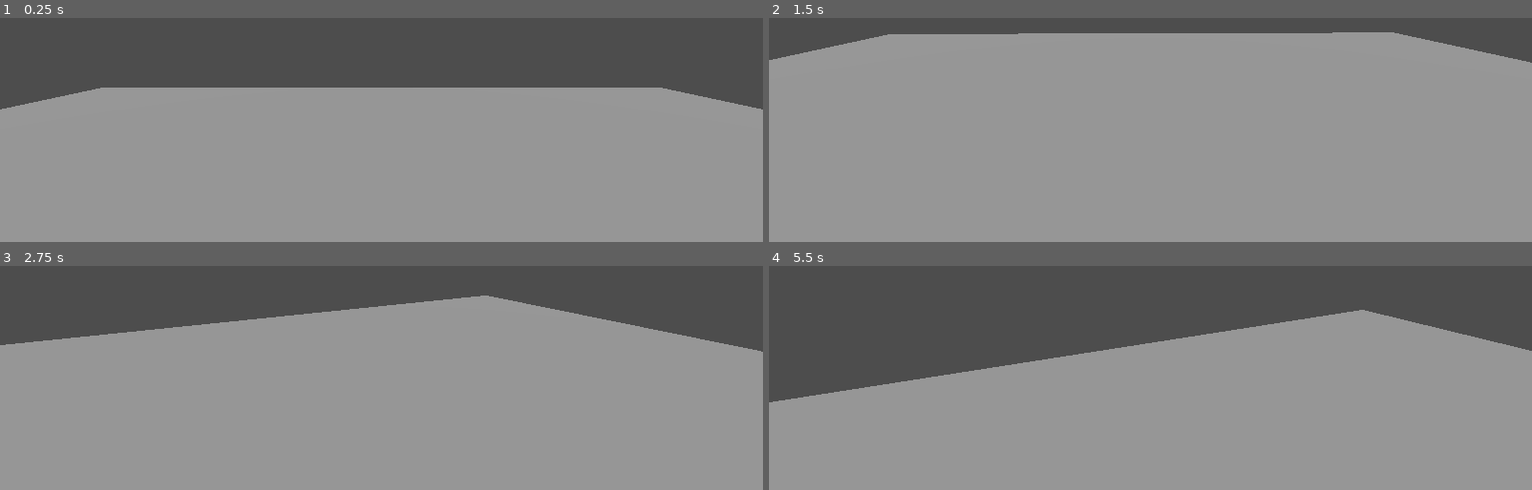
Above: before the commit, frames 1-4 (two rows, left to right).
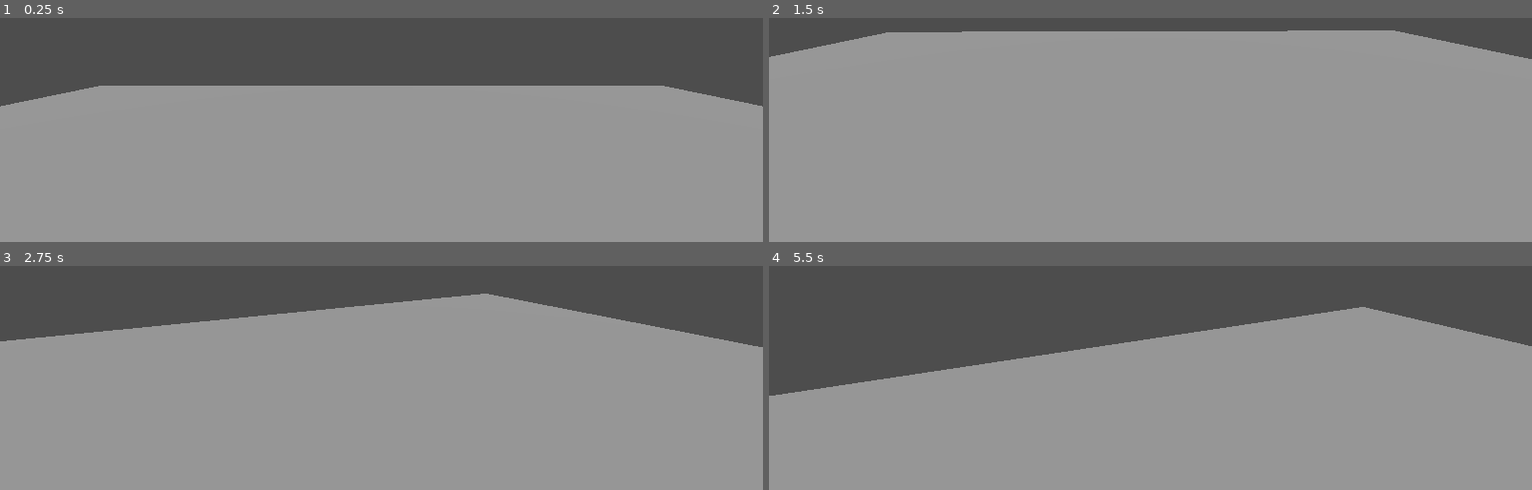
Above: after the commit, the same moments.

Repository: josephheyes/radil-ranger
Game: Godot game, scene res://map1.tscn
Same seed, same stepped clock (60 frames per second), same inputs: the game is played once before the commit and once after it.
Inputs (mouse positions are in pixels of both pictures, inside the frame that each line leads up to):
- Up to frame 1 (0.25 s): no input
- Up to frame 2 (1.5 s): tap Enter (ui_accept) at 0.5, 0.77 s; move the mouse to (outside the picture) at 0.52 s; hold D (move_right) 0.53-1.28 s; click (outside the picture) at 0.67 s; move the mouse to (1112, 29) at 1.27 s; hold W (move_forward) from 1.28 s (still down)
- Up to frame 3 (2.75 s): keep holding W (move_forward); tap Enter (ui_accept) at 1.52 s; move the mouse to (396, 268) at 2.02 s
- Up to frame 4 (5.5 s): keep holding W (move_forward); move the mouse to (1142, 283) at 2.77 s; tap Enter (ui_accept) at 3.02, 3.77, 4.52 s; move the mouse to (1203, 281) at 3.52 s; move the mouse to (1089, 270) at 4.27 s; move the mouse to (1158, 274) at 5.02 s

The runs differ from the first frame. In frame 1, 1.0% of the frame differs, in the area x 0-100%, y 30-41%; in frame 2, 1.0%; in frame 3, 1.3%; in frame 4, 2.0%, in the area x 0-100%, y 18-61%.

Commit message:
Mostly can't see scientist in view

Diff:
--- a/main_character.gd
+++ b/main_character.gd
@@ -8,6 +8,7 @@
 var gravity: float = ProjectSettings.get_setting("physics/3d/default_gravity")
 @onready var neck := $Neck
 @onready var camera := $Neck/Camera3D
+@onready var scientist := $scientist
 
 func _unhandled_input(event: InputEvent) -> void:
 	if event is InputEventMouseButton:
@@ -17,8 +18,9 @@
 	if Input.get_mouse_mode() == Input.MOUSE_MODE_CAPTURED:
 		if event is InputEventMouseMotion:
 			neck.rotate_y(-event.relative.x * 0.005)
+			scientist.rotate_y(-event.relative.x * 0.005)
 			camera.rotate_x(-event.relative.y * 0.005)
-			camera.rotation.x = clamp(camera.rotation.x, deg_to_rad(-30), deg_to_rad(60))
+			camera.rotation.x = clamp(camera.rotation.x, deg_to_rad(-60), deg_to_rad(60))
 
 
 func _physics_process(delta: float) -> void:
--- a/main_character.tscn
+++ b/main_character.tscn
@@ -1,22 +1,19 @@
 [gd_scene load_steps=4 format=3 uid="uid://cbnfdvkem37u5"]
 
 [ext_resource type="Script" path="res://main_character.gd" id="1_ogrvs"]
-[ext_resource type="PackedScene" uid="uid://c4fve3c7cteix" path="res://scientist/nerd.dae" id="2_tw7k4"]
+[ext_resource type="PackedScene" uid="uid://crieo4w0fegep" path="res://scientist/scientist.glb" id="2_8q4yc"]
 
-[sub_resource type="CylinderShape3D" id="CylinderShape3D_dw1xg"]
-height = 7.5
-radius = 3.0
+[sub_resource type="BoxShape3D" id="BoxShape3D_ww5by"]
+size = Vector3(2.5, 7, 1)
 
 [node name="MainCharacter" type="CharacterBody3D"]
 script = ExtResource("1_ogrvs")
 
-[node name="nerd" parent="." instance=ExtResource("2_tw7k4")]
-transform = Transform3D(0.1, 0, 0, 0, -4.37114e-09, 0.1, 0, -0.1, -4.37114e-09, 0, 0, 0)
-visible = false
+[node name="scientist" parent="." instance=ExtResource("2_8q4yc")]
 
 [node name="CollisionShape3D" type="CollisionShape3D" parent="."]
 transform = Transform3D(1, 0, 0, 0, 1, 0, 0, 0, 1, 0, 3.75, 0)
-shape = SubResource("CylinderShape3D_dw1xg")
+shape = SubResource("BoxShape3D_ww5by")
 
 [node name="Neck" type="Node3D" parent="."]
 transform = Transform3D(1, 0, 0, 0, 1, 0, 0, 0, 1, 0, 6.42053, 0)
Not shown, changed: export_presets.cfg
Binary file removed: scientist/SCI3X_Glasses1_metalness_thing.png
Not shown, removed: scientist/SCI3X_Glasses1_metalness_thing.png.import
Not shown, removed: scientist/nerd.dae
Binary file added: scientist/scientist.glb
Not shown, changed: scientist/scientist.glb.import
Renamed: scientist/SCI3X_Face1.png -> scientist/scientist_SCI3X_Face1.png
Not shown, changed: scientist/scientist_SCI3X_Face1.png.import
Renamed: scientist/SCI3X_GRim1.png -> scientist/scientist_SCI3X_GRim1.png
Not shown, changed: scientist/scientist_SCI3X_GRim1.png.import
Renamed: scientist/SCI3X_Glasses1.png -> scientist/scientist_SCI3X_Glasses1.png
Not shown, changed: scientist/scientist_SCI3X_Glasses1.png.import
(and 35 more such lines)
